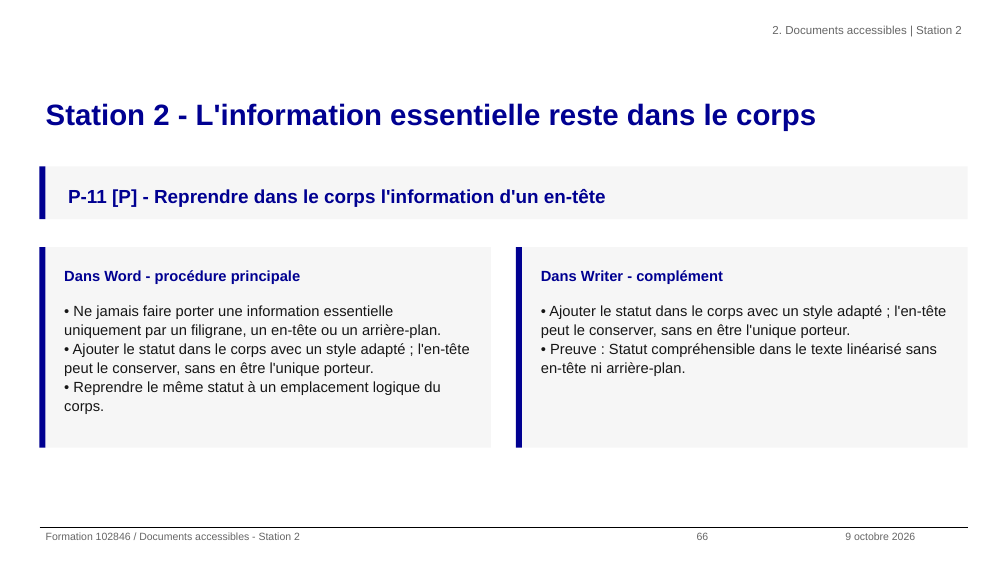
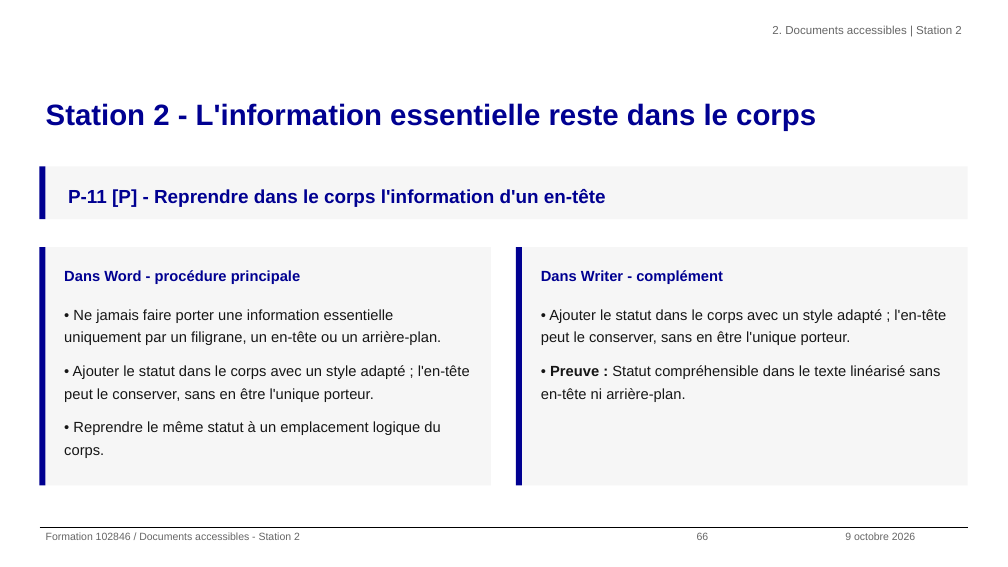
Before and after one commit to alexandra-guiderdoni/usine-fabrication-igpde-102846-ay11, a slide deck: slide 66 of livrables-IGPDE-2026-102846/Formateur/support-formation-102846-2026-IGPDE.pptx. Drawn at 1008x567 pixels with LibreOffice and Linux fonts; fonts in the diff are those of the drawing; background and template pictures are left out. Boxes give left, top, right and bottom in pixels: in the first picture for what was removed or moved away, otherwise in the second. Text is boxed around its words. In the diff, an @@ line names an element or a change of style, - is before the commit and + after.

```diff
--- a/livrables-IGPDE-2026-102846/Formateur/support-formation-102846-2026-IGPDE.pptx
+++ b/livrables-IGPDE-2026-102846/Formateur/support-formation-102846-2026-IGPDE.pptx
@@ rectangle: place and size @@
-rectangle at [39,247,45,448]
+rectangle at [39,247,45,485]
@@ rectangle: place and size @@
-rectangle at [45,247,491,448]
+rectangle at [45,247,491,485]
@@ rectangle: place and size @@
-rectangle at [516,247,522,448]
+rectangle at [516,247,522,485]
@@ rectangle: place and size @@
-rectangle at [522,247,967,448]
+rectangle at [522,247,967,485]
@@ text "• Ne jamais faire porter ..." at [64,309,470,458]: line spacing 1.08 to 1.3; more space between paragraphs @@
@@ text "• Ajouter le statut dans ..." at [541,309,946,402]: bold on in "Preuve :"; line spacing 1.08 to 1.3; more space between paragraphs @@
```
Also in this commit, not shown: 18 other slides changed, 29 other files.
